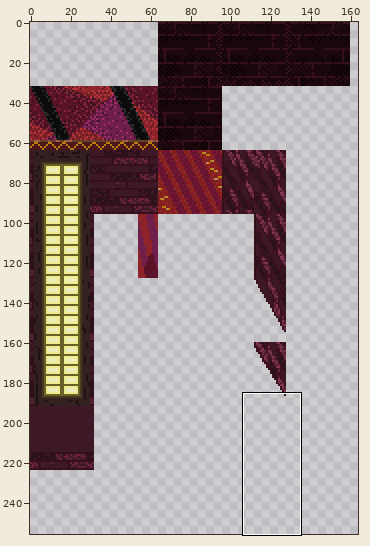
Two states of a sprite sheet, CasaDesDiamantes/sprites/casinoTiles_spr/layers/bb3e8b84-eab5-430d-8bc8-ff7350229e38/140e7203-4b92-49ce-ae67-d649a4bdeb1d.png. Above: a wide view before the commit, with the close-up outlined.
Close-up. Before the commit:
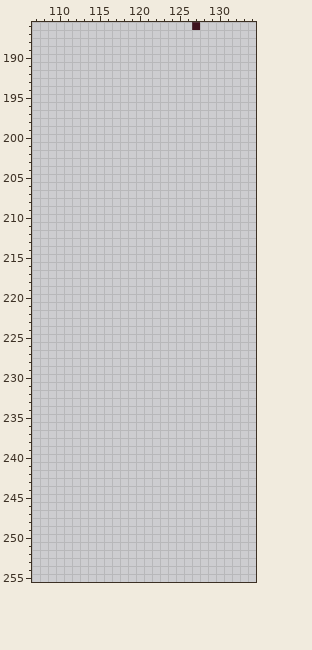
The file is 256x256 pixels. Colours within 5 levels of each other are drawn and written as one. Shown: x 107..134, y 186..255. The wide view leaves out empty margins.
After the commit:
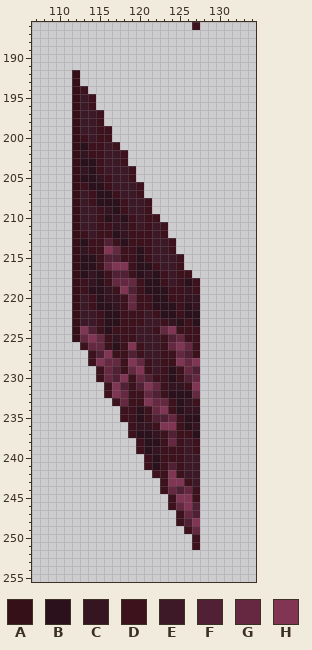
Palette (. is transparent): A #351018  B #2b111b  C #351522  D #3d121d  E #3d1827  F #512034  G #662840  H #823453
From old to new:
Changed rows in their new state; - is an unchanged pixel.
first column x 112:
192 A---------------
193 A---------------
194 AD--------------
195 AED-------------
196 AED-------------
197 AEED------------
198 AEED------------
199 AEEDD-----------
200 ADEDD-----------
201 ABDDED----------
202 ACDDEED---------
203 ABBDEED---------
204 ACBDEEED--------
205 ABBCDEED--------
206 ADBBDEEED-------
207 AEDBBDEED-------
208 AEDBBBDEED------
209 AEEDCBDEED------
210 AEEDBCBDEDD-----
211 AEEDDCCDEDED----
212 ADEDDBCDDDED----
213 ABDDFDBDDDEED---
214 ACDDHGDDBDEED---
215 ABBDFFDDBDEEED--
216 ABBDGHHDBBDEED--
217 ABCBDFFDBCBDEDD-
218 ADCBDGGGDBBDEDBD
219 ADBBCDHFDBBBDDCD
220 AEDBCCDGDDBBDDCC
221 AEDBBCDGDDBBBDBC
222 AEEDBBDDDEDBBDBB
223 AEEDBBDDDEEDCBDB
224 AHFDBDDDEEDGHDDD
225 AGHGDCDDEEEDFGDD
226 -DGGDBDHDEEDGHGD
227 --DFHDDFDEEDDGFD
228 --DHGGDHGDEDDHGH
229 ---DGFDGHDEDBDGF
230 ---DGFHDGFDDBDFG
231 ----DHFDFHGDCCDH
232 ----DHGDDGFDBBBG
233 -----DGDDHGGDBCD
234 ------DDBDGHDBCC
235 ------DDBDFFGDBB
236 -------DCCDHHDBC
237 -------DBBCDFDDB
238 --------DBBDGDED
239 --------DBCDDDED
240 ---------DBDDDEE
241 ---------DBDFDEE
242 ----------DDHDEE
243 -----------DHHDE
244 -----------DGFGD
245 ------------DHHD
246 ------------DGHF
247 -------------DGF
248 -------------DFH
249 --------------DG
250 ---------------D
251 ---------------D
Changed places in both close-ups, as pixel boxes (x1, y1, x2, y2):
added: (72, 70, 200, 550)
